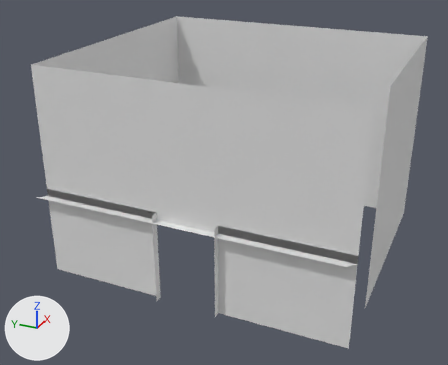
Renders of the Blender file Team-Capture/Assets/Models/dm_2fort/Map/2fort_courtyard_walls.blend from each side of a commit.
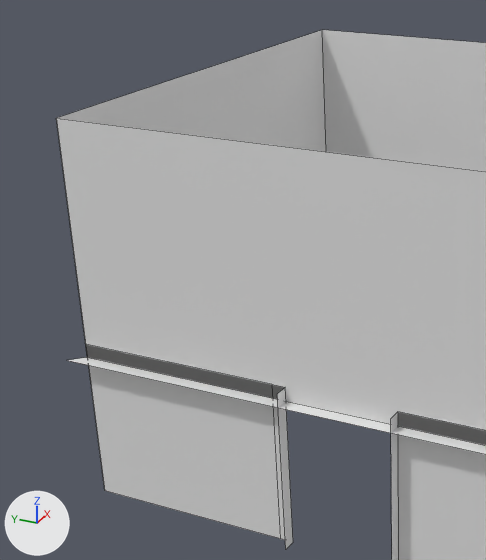
Each version is shown whole from a camera (50 mm lens) standing at (-30.8, -14.5, 16.3) and looking at (3.4, 0.9, -0.8), then close up on the part from 0% to 59% of the width and 0% to 84% of the height. Arrows for +X, +Y and +Z are at lower left; the lights stay in place. The close-ups show mesh edges as thin lines.

Objects in the first close-up: '2fort_courtyard_walls'.
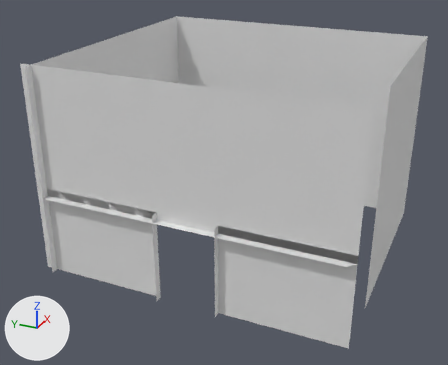
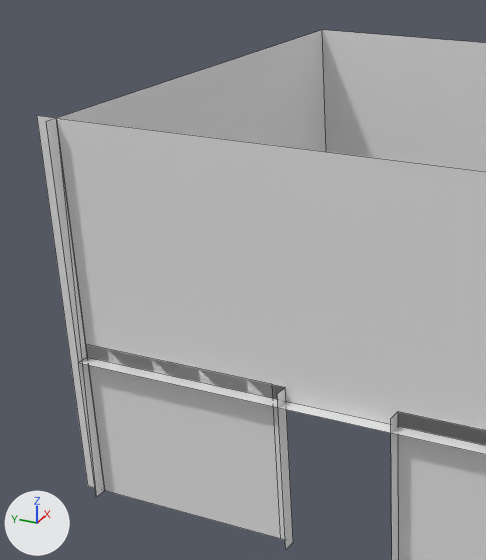
Commit message: Update 2fort

Where the change shows, as pixel boxes (x1, y1, x2, y2) in the close-ups (486 x 560 px):
'2fort_courtyard_walls', reshaped: before (56, 30, 486, 560); after (37, 30, 486, 560)
part 1 of me_2fort, built on: before (67, 357, 486, 454); after (37, 116, 486, 497)

Diff of the bpy script that builds the scene:
```diff
--- a/Team-Capture/Assets/Models/dm_2fort/Map/2fort_courtyard_walls.blend.py
+++ b/Team-Capture/Assets/Models/dm_2fort/Map/2fort_courtyard_walls.blend.py
@@ me_2fort @@
 me_2fort.from_pydata(...)  # 32 vertices, 11 faces; spans x -4.3..13.5, y -9.7..10.0, z -5.6..7.9
 # used by ob_2fort_courtyard_walls; location = (0.0, 0.0, 0.0)
 # verts and faces of me_2fort; kept vertices keep their numbers, new ones are numbered from 32
 # before: 5 (-3.8, 9.5, 7.9) at pixel (56, 118), 7 (-3.8, 9.5, -5.6) at pixel (104, 490), 25 (-4.3, 10.0, -0.3) at pixel (66, 360)
+# me_2fort part 1
+verts[25] = (-4.3, 9.5, -0.3)  # moved, pixel (78, 362)
+verts[32] = (-3.8, 9.5, -5.6)  # pixel (104, 490)
+verts[33] = (-3.8, 10.3, -5.6)  # pixel (87, 485)
+verts[34] = (-3.8, 9.5, -5.6)  # pixel (104, 490)
+for new, old in zip([35, 36, 37], [32, 33, 34]): verts[new] = verts[old] + (0.0, 0.0, 13.5)
+verts[38] = (-3.8, 9.5, 7.9)  # pixel (56, 118)
+verts[39] = (-4.3, 9.5, -5.6)  # pixel (96, 497)
+verts[40] = (-4.3, 9.5, 7.9)  # pixel (45, 121)
+verts[41] = (-4.3, 9.5, -0.3)  # pixel (78, 362)
+faces += [(5, 35, 32, 7), (32, 35, 36, 33), (32, 34, 37, 35), (34, 39, 38, 37), (38, 39, 41, 40)]
 me_2fort.materials.append(mat_default_obj)
```
